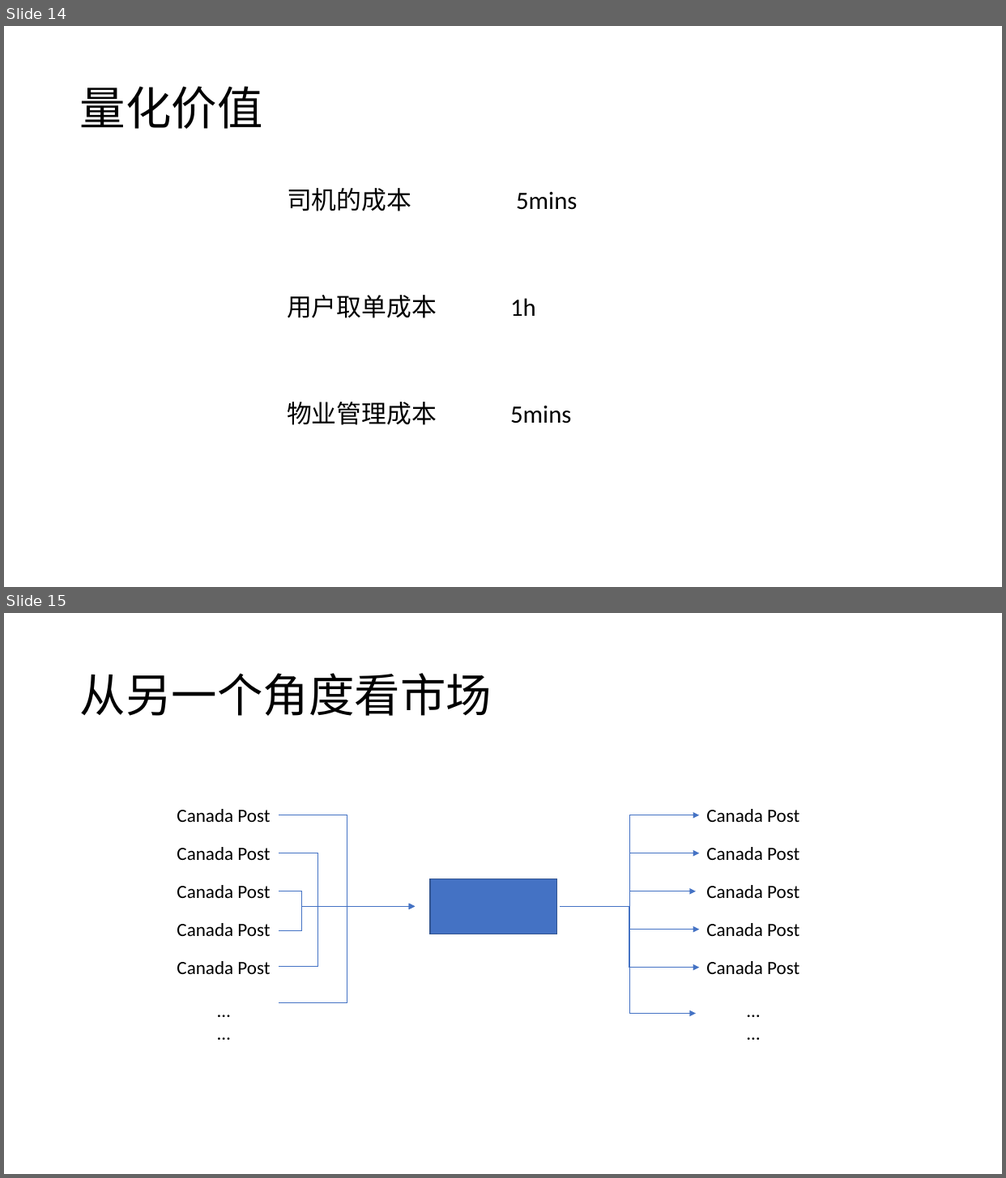
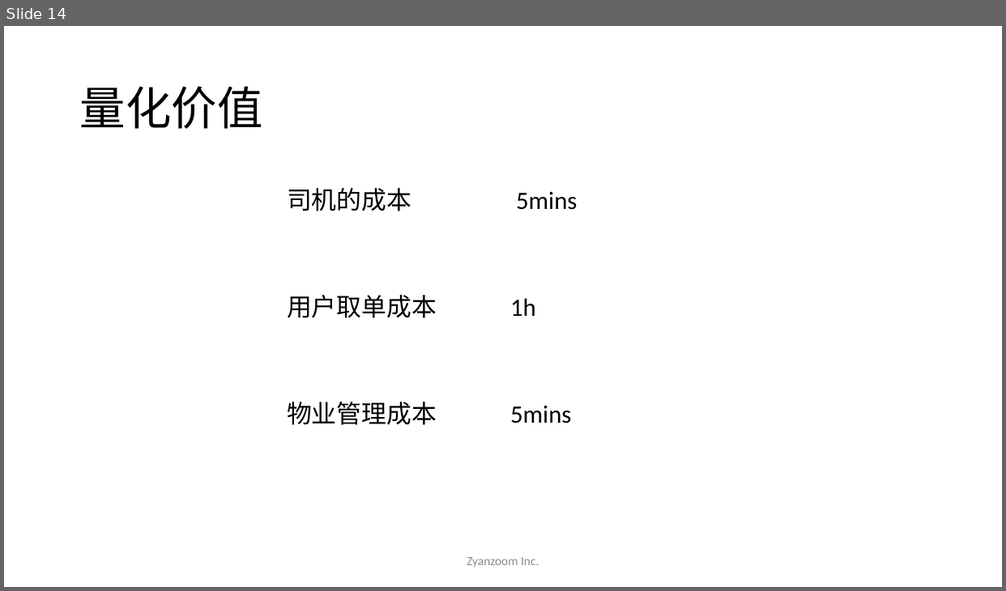
Before and after one commit to twigzxd/ZXXXZ, a slide deck: 智能快递柜ppt.pptx. Shown one above the other, each under a label of ours: slides 14 and 15 before the commit, slide 14 after it. The pictures are 1006x1178 and 1006x591 pixels, drawn with LibreOffice and Linux fonts; fonts in the diff are those of the drawing. Boxes give left, top, right and bottom in pixels: in the first picture for what was removed or moved away, otherwise in the second. Text is boxed around its words. In the diff, an @@ line names an element or a change of style, - is before the commit and + after.

```diff
--- a/智能快递柜ppt.pptx
+++ b/智能快递柜ppt.pptx
@@ slide 15 removed at (x1=4, y1=613, x2=1002, y2=1174), background #FFFFFF @@
@@ title removed at (x1=80, y1=673, x2=492, y2=716) @@
-从另一个角度看市场
@@ elbow arrow removed from (560, 906) to (700, 815) @@
@@ text removed at (x1=706, y1=809, x2=799, y2=822) @@
-Canada Post
@@ elbow arrow removed from (560, 906) to (700, 854) @@
@@ text removed at (x1=706, y1=847, x2=799, y2=860) @@
-Canada Post
@@ rectangle removed at (x1=430, y1=879, x2=556, y2=934) @@
@@ elbow arrow removed from (563, 906) to (696, 892) @@
@@ text removed at (x1=706, y1=885, x2=799, y2=898) @@
-Canada Post
@@ group removed at (x1=177, y1=809, x2=415, y2=1029): 6 texts, 4 elbow lines, 2 elbow arrows @@
-Canada Post
-Canada Post
-Canada Post
-Canada Post
-Canada Post
-……
@@ elbow arrow removed from (563, 906) to (696, 1013) @@
@@ elbow arrow removed from (563, 906) to (700, 930) @@
@@ elbow arrow removed from (563, 906) to (700, 968) @@
@@ text removed at (x1=706, y1=923, x2=799, y2=936) @@
-Canada Post
@@ text removed at (x1=706, y1=961, x2=799, y2=974) @@
-Canada Post
@@ text removed at (x1=740, y1=995, x2=782, y2=1029) @@
-……
@@ slide 14 changed as well @@
@@ text added at (x1=467, y1=557, x2=539, y2=568), 12 pt, text #8C8C8C @@
+Zyanzoom Inc.
```
Also in this commit, not shown: 26 other slides changed, 2 slides added, 1 other slide removed, 1 other file.
